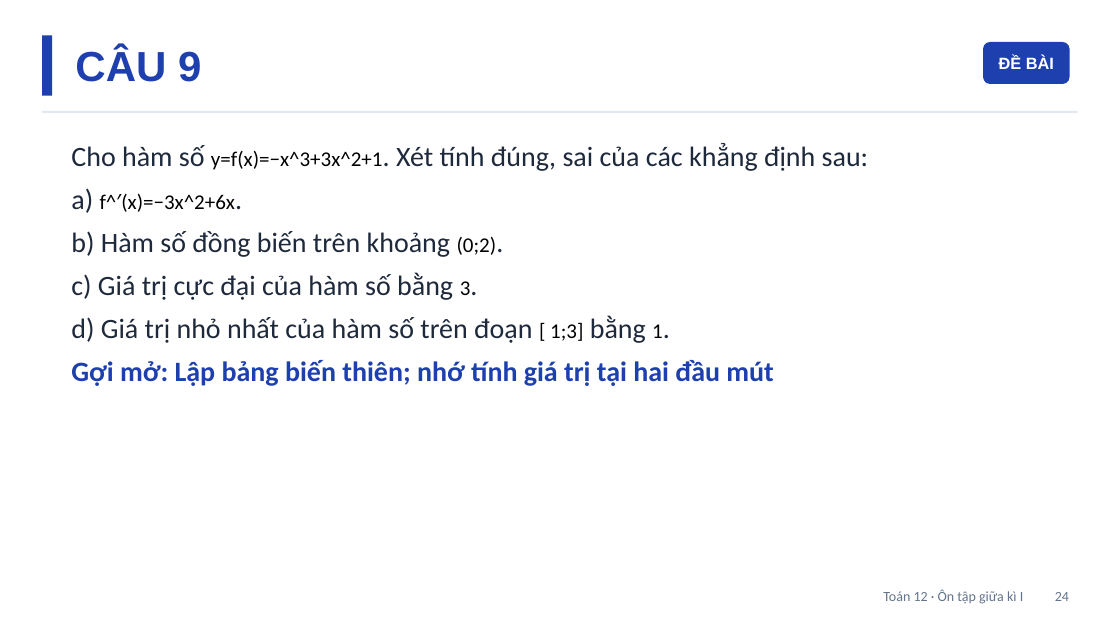
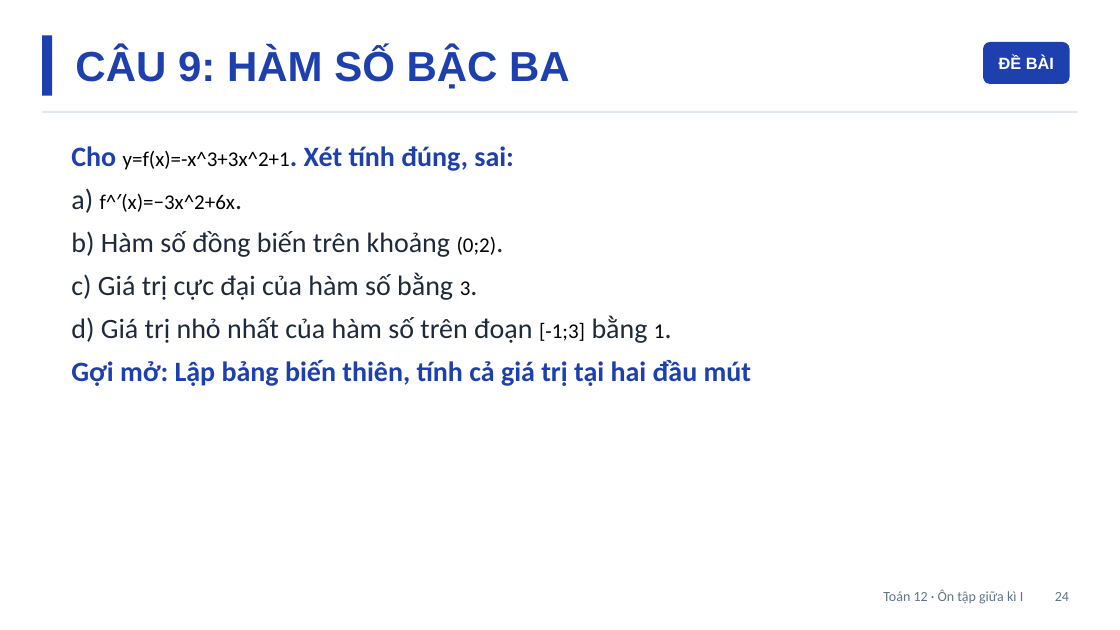
Before and after one commit to Trangtu66/Taode_thi_online, a slide deck: slide 24 of mon/toan/slide/lop12/Slide_TOAN12_OnTapGiuaKi1_T25.pptx. Drawn at 1120x630 pixels with LibreOffice and Linux fonts; fonts in the diff are those of the drawing. Boxes give left, top, right and bottom in pixels: in the first picture for what was removed or moved away, otherwise in the second. Text is boxed around its words. In the diff, an @@ line names an element or a change of style, - is before the commit and + after.

```diff
--- a/mon/toan/slide/lop12/Slide_TOAN12_OnTapGiuaKi1_T25.pptx
+++ b/mon/toan/slide/lop12/Slide_TOAN12_OnTapGiuaKi1_T25.pptx
@@ text at bbox=[75, 48, 570, 89]: text changed @@
-CÂU 9
+CÂU 9: HÀM SỐ BẬC BA
@@ text at bbox=[71, 146, 514, 171]: text changed; text colour #1E293B to #1E40AF; bold on @@
-Cho hàm số y=f(x)=−x^3+3x^2+1. Xét tính đúng, sai của các khẳng định sau:
+Cho y=f(x)=-x^3+3x^2+1. Xét tính đúng, sai:
@@ text at bbox=[71, 315, 751, 386]: text changed @@
-d) Giá trị nhỏ nhất của hàm số trên đoạn [ 1;3] bằng 1.
-Gợi mở: Lập bảng biến thiên; nhớ tính giá trị tại hai đầu mút
+d) Giá trị nhỏ nhất của hàm số trên đoạn [-1;3] bằng 1.
+Gợi mở: Lập bảng biến thiên, tính cả giá trị tại hai đầu mút
```
Also in this commit, not shown: 2 other slides changed, 7 other files.
